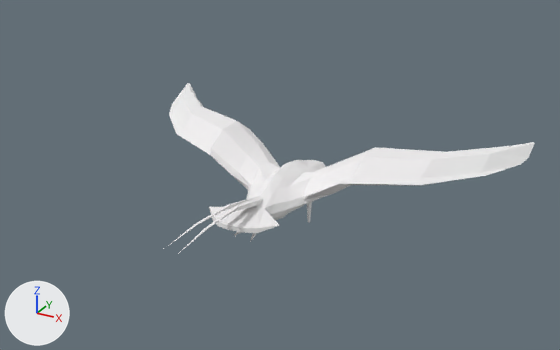
Before and after pictures for a commit that changed the Blender file The Overcoat/Assets/Models(blend)/Karakterler/bird/bird7.blend.
One viewpoint serves both versions: a 50 mm lens placed at (1.212, -2.241, 1.418), pointed at (-0.03, 0.018, 0.289). Lighting does not change. The marker at lower left points along +X, +Y and +Z.
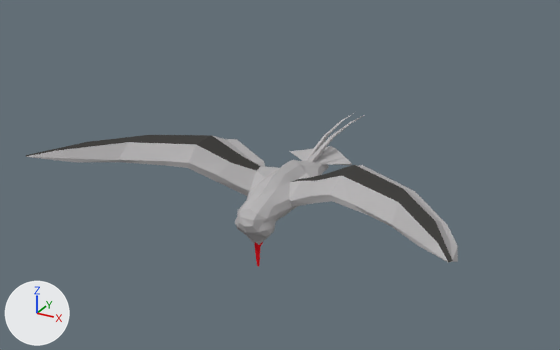
The change in detail:
me_cube has 669 vertices, 668 faces and spans x -3.06..4.21, y -3.19..2.41, z -1.0..0.78.
me_cube is used by ob_cube; location (-0.124, 0.0, 0.243); scale (0.218, 0.218, 0.218).
me_cube part 1: texture (UV) coordinates of 668 of 668 faces, centred in x -2.98..4.12, y -3.19..2.32, z -1.0..0.78, changed; they spanned u 0.03..0.05, v 0.01..0.03 and now span u 0.22..0.67, v 0.01..0.55.
Object 'Cube' (ob_cube) moves from (-0.124, 0.0, 0.243) to (0.124, 0.0, 0.243).
Object 'Cube' (ob_cube) turns from (0, 0, 0) to (0, 0, 180) degrees about x, y and z.

Where the change shows, as pixel boxes (x1, y1, x2, y2) in the pictures (560 x 350 px):
'Cube', surface changed, moved, turned (white to grey)
    before: (164, 83, 534, 254)
    after: (26, 113, 458, 266)
